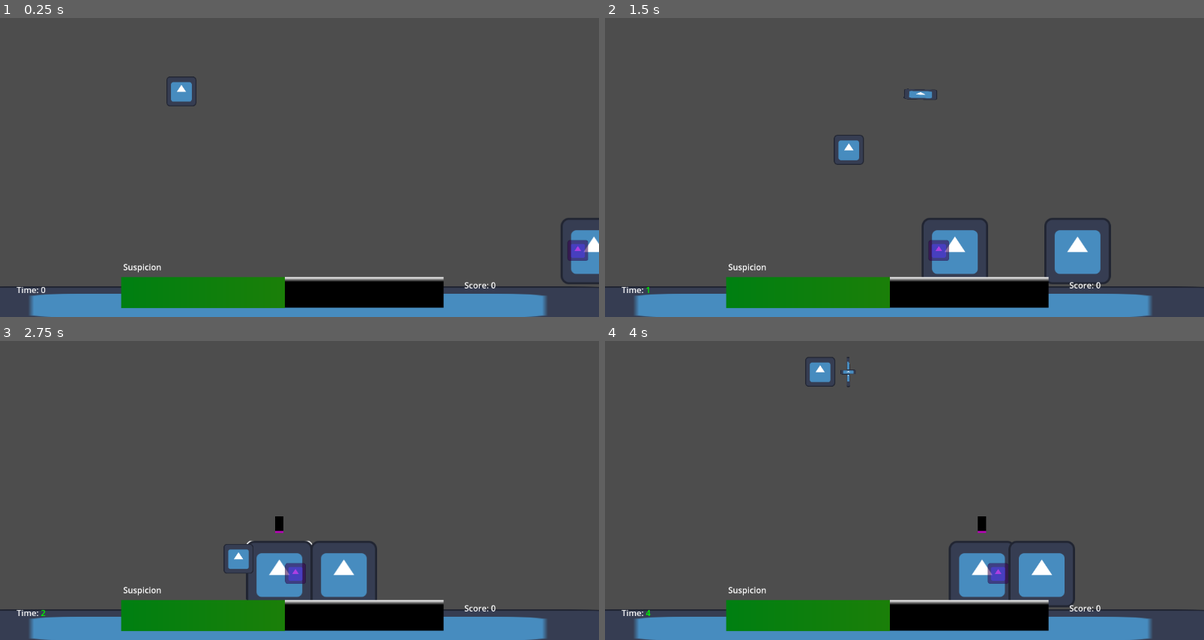
Above: before the commit, frames 1-4 (two rows, left to right).
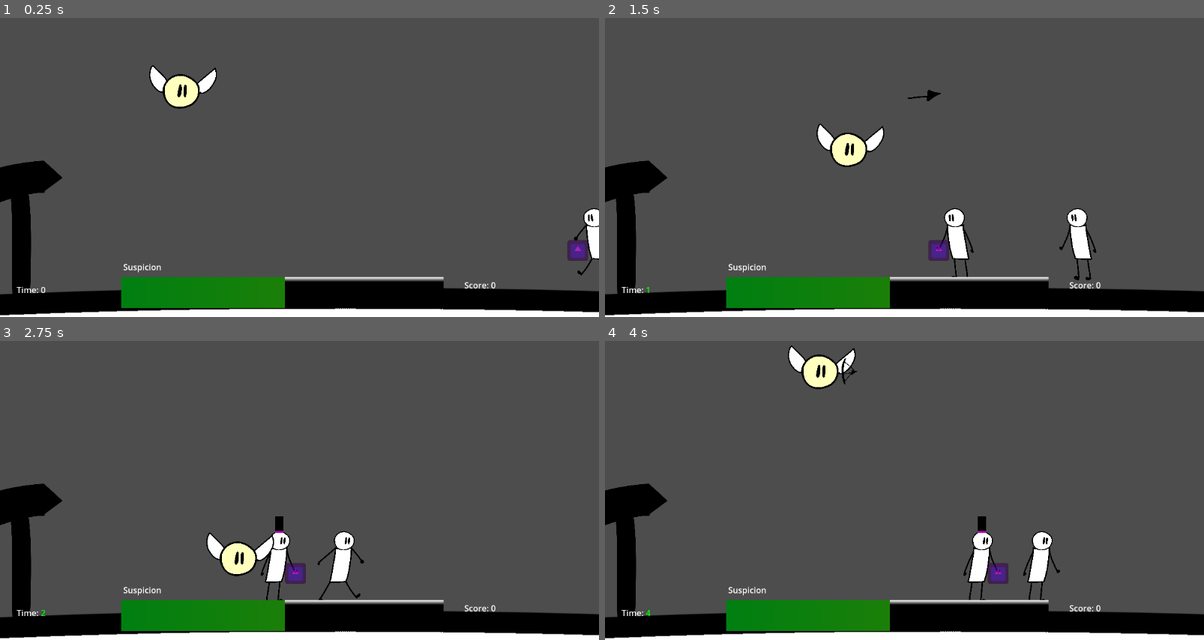
Above: after the commit, the same moments.

Repository: Jose-YP/Melon2023
Game: Godot game, scene res://Scenes/Main.tscn
Two runs of this game, one before a commit and one after it. Both use one fixed random seed, a clock stepped at 60 frames per second and the inputs below. The engine's default icon, where the game draws it, is replaced by a stand-in: a white triangle on a blue panel in a dark square.
Inputs (mouse positions are in pixels of both pictures, inside the frame that each line leads up to):
- Up to frame 1 (0.25 s): no input
- Up to frame 2 (1.5 s): move the mouse to (1036, 131) at 0.52 s; press the mouse at (1036, 131) at 0.53 s; hold D (Right) 0.53-1.28 s; move the mouse to (784, 164) at 1.27 s; release the mouse at (784, 164) at 1.28 s; hold S (Down) from 1.28 s (still down); click (784, 164) at 1.35 s
- Up to frame 3 (2.75 s): move the mouse to (359, 397) at 2.02 s; release S (Down) at 2.03 s; press the mouse at (359, 397) at 2.03 s; hold D (Right) from 2.03 s (still down)
- Up to frame 4 (4 s): move the mouse to (874, 538) at 2.77 s; release D (Right) at 2.78 s; release the mouse at (874, 538) at 2.78 s; hold W (Up) 2.78-3.53 s; click (874, 538) at 2.85 s; move the mouse to (1084, 523) at 3.52 s; press the mouse at (1084, 523) at 3.53 s; hold A (Left) from 3.53 s (still down)

The runs differ from the first frame. In frame 1, 9.9% of the frame differs, in the area x 0-100%, y 15-100%; in frame 2, 12%, in the area x 0-100%, y 23-100%; in frame 3, 12%; in frame 4, 12%.

Commit message:
I'm sorry this was all I could do for visuals

Diff:
--- a/Code/character.gd
+++ b/Code/character.gd
@@ -1,6 +1,8 @@
 extends StaticBody2D
 
-@onready var sprite: Sprite2D = $Icon
+@onready var sprite: Node2D = $TotalSprite
+@onready var bodySprite: AnimatedSprite2D = $TotalSprite/Body
+@onready var headSprite: Sprite2D = $TotalSprite/Head
 @onready var wanderArrays: Array[RayCast2D] = [$WanderRays/Forward,$WanderRays/Back]
 @onready var idleTimers: Array[Timer] = [$IdleTimers/ShortIdle,$IdleTimers/MidIdle,$IdleTimers/LongIdle]
 
@@ -100,6 +102,11 @@
 				assignedMove = move.WANDER
 				moving = false
 
+	if moving: #animate movement
+		bodySprite.play("default")
+	else:
+		bodySprite.stop()
+
 #----------------------------------------------
 #MOVING AI
 #----------------------------------------------
--- a/Scenes/Background.tscn
+++ b/Scenes/Background.tscn
@@ -1,6 +1,6 @@
 [gd_scene load_steps=4 format=3 uid="uid://nag7h0gar684"]
 
-[ext_resource type="Texture2D" uid="uid://demmdpdkaxemx" path="res://Assets/icon.svg" id="1_4vd42"]
+[ext_resource type="Texture2D" uid="uid://doxaw30ilo7xw" path="res://Assets/ground.png" id="1_4g5yy"]
 
 [sub_resource type="RectangleShape2D" id="RectangleShape2D_ow6nc"]
 size = Vector2(1479, 90)
@@ -20,8 +20,8 @@
 debug_color = Color(0.952941, 0.0196078, 0.556863, 0.419608)
 
 [node name="Icon" type="Sprite2D" parent="."]
-scale = Vector2(11.2344, 0.554688)
-texture = ExtResource("1_4vd42")
+position = Vector2(12, 72)
+texture = ExtResource("1_4g5yy")
 
 [node name="Placeholder" type="CollisionShape2D" parent="."]
 position = Vector2(3, -1)
--- a/Scenes/Main.tscn
+++ b/Scenes/Main.tscn
@@ -6,7 +6,9 @@
 [ext_resource type="PackedScene" uid="uid://dpgn1fr0s7wmq" path="res://Scenes/lover.tscn" id="3_sb2b3"]
 [ext_resource type="PackedScene" uid="uid://nag7h0gar684" path="res://Scenes/Background.tscn" id="5_ck750"]
 [ext_resource type="PackedScene" uid="uid://c7joll78nh307" path="res://Scenes/UI.tscn" id="5_pdl6b"]
+[ext_resource type="Texture2D" uid="uid://mlrgvhwo1u0e" path="res://Assets/Sign.png" id="6_0bs4t"]
 [ext_resource type="PackedScene" uid="uid://dguovfu7q45yb" path="res://Scenes/player_bounds.tscn" id="7_s18jr"]
+[ext_resource type="AudioStream" uid="uid://6o85qnteb6l5" path="res://Assets/C_H_A_R_M..wav" id="8_4yxb4"]
 
 [sub_resource type="RectangleShape2D" id="RectangleShape2D_73ha5"]
 size = Vector2(1170, 226)
@@ -39,27 +41,14 @@
 
 [node name="Projectiles" type="Node2D" parent="."]
 
-[node name="Boundaries" type="Node2D" parent="."]
-position = Vector2(348, 214)
-metadata/_edit_lock_ = true
-
-[node name="BackgroundObject" parent="Boundaries" instance=ExtResource("5_ck750")]
-position = Vector2(206, 411)
-
-[node name="PlayerBounds" parent="Boundaries" instance=ExtResource("7_s18jr")]
-position = Vector2(-371, 103)
-
-[node name="PlayerBounds2" parent="Boundaries" instance=ExtResource("7_s18jr")]
-position = Vector2(827, 127)
-
-[node name="PlayerBounds3" parent="Boundaries" instance=ExtResource("7_s18jr")]
-position = Vector2(210, -239)
-rotation = 1.5708
-scale = Vector2(1, 1.5)
-
 [node name="Locations" type="Node2D" parent="."]
 metadata/_edit_group_ = true
 metadata/_edit_lock_ = true
+
+[node name="Sign" type="Sprite2D" parent="Locations"]
+position = Vector2(360, 456)
+scale = Vector2(0.2, 0.2)
+texture = ExtResource("6_0bs4t")
 
 [node name="HoverArea" type="Area2D" parent="Locations"]
 collision_layer = 2
@@ -78,6 +67,24 @@
 position = Vector2(602.5, 179)
 shape = SubResource("RectangleShape2D_6futi")
 debug_color = Color(0, 0.6, 0, 0.180392)
+
+[node name="Boundaries" type="Node2D" parent="."]
+position = Vector2(348, 214)
+metadata/_edit_lock_ = true
+
+[node name="BackgroundObject" parent="Boundaries" instance=ExtResource("5_ck750")]
+position = Vector2(206, 411)
+
+[node name="PlayerBounds" parent="Boundaries" instance=ExtResource("7_s18jr")]
+position = Vector2(-371, 103)
+
+[node name="PlayerBounds2" parent="Boundaries" instance=ExtResource("7_s18jr")]
+position = Vector2(827, 127)
+
+[node name="PlayerBounds3" parent="Boundaries" instance=ExtResource("7_s18jr")]
+position = Vector2(210, -239)
+rotation = 1.5708
+scale = Vector2(1, 1.5)
 
 [node name="SpawnLocations" type="Node2D" parent="."]
 
@@ -100,6 +107,9 @@
 wait_time = 5.0
 one_shot = true
 
+[node name="AudioStreamPlayer" type="AudioStreamPlayer" parent="."]
+stream = ExtResource("8_4yxb4")
+
 [connection signal="changeSuspect" from="." to="UI/CanvasLayer" method="_on_main_game_change_suspect"]
 [connection signal="riseScore" from="." to="UI/CanvasLayer" method="_on_main_game_rise_score"]
 [connection signal="startSpawning" from="UI/CanvasLayer" to="." method="_on_canvas_layer_start_spawning"]
--- a/Scenes/Player.tscn
+++ b/Scenes/Player.tscn
@@ -1,15 +1,18 @@
-[gd_scene load_steps=7 format=3 uid="uid://b6sosotfcatui"]
+[gd_scene load_steps=10 format=3 uid="uid://b6sosotfcatui"]
 
-[ext_resource type="Texture2D" uid="uid://demmdpdkaxemx" path="res://Assets/icon.svg" id="1_i67so"]
 [ext_resource type="Script" path="res://Code/Player.gd" id="1_pcrn1"]
 [ext_resource type="PackedScene" uid="uid://xxkvaoecflv4" path="res://Scenes/arrow.tscn" id="2_1vbe6"]
 [ext_resource type="PackedScene" uid="uid://l48k2ubbfvy4" path="res://Scenes/trap.tscn" id="3_dtcct"]
+[ext_resource type="Texture2D" uid="uid://na2bdvnpyxk8" path="res://Assets/wings1.png" id="4_wp6ac"]
+[ext_resource type="Texture2D" uid="uid://drvc3ly3r82oi" path="res://Assets/headPlayer.png" id="5_830b7"]
+[ext_resource type="Texture2D" uid="uid://bo38quj3hiiao" path="res://Assets/eyes1.png" id="6_5bwuy"]
+[ext_resource type="Texture2D" uid="uid://dc6wqa8h8siag" path="res://Assets/bow.png" id="7_ix10x"]
 
-[sub_resource type="RectangleShape2D" id="RectangleShape2D_6xev0"]
-size = Vector2(117, 119)
+[sub_resource type="CircleShape2D" id="CircleShape2D_nbkb6"]
+radius = 67.041
 
-[sub_resource type="RectangleShape2D" id="RectangleShape2D_hy7cw"]
-size = Vector2(215, 196)
+[sub_resource type="CircleShape2D" id="CircleShape2D_2rbpl"]
+radius = 120.104
 
 [node name="Player" type="CharacterBody2D"]
 collision_layer = 2
@@ -20,21 +23,33 @@
 arrow = ExtResource("2_1vbe6")
 trap = ExtResource("3_dtcct")
 
-[node name="Character" type="Sprite2D" parent="."]
+[node name="FullSprite" type="Node2D" parent="."]
 position = Vector2(2, -1)
-texture = ExtResource("1_i67so")
+scale = Vector2(0.2, 0.2)
+
+[node name="Wings1" type="Sprite2D" parent="FullSprite"]
+position = Vector2(55, 35)
+texture = ExtResource("4_wp6ac")
+
+[node name="Character" type="Sprite2D" parent="FullSprite"]
+texture = ExtResource("5_830b7")
+
+[node name="Eyes1" type="Sprite2D" parent="FullSprite"]
+position = Vector2(5, 70)
+scale = Vector2(1, 1)
+texture = ExtResource("6_5bwuy")
 
 [node name="Hitbox" type="CollisionShape2D" parent="."]
 position = Vector2(2.5, -0.5)
-shape = SubResource("RectangleShape2D_6xev0")
+shape = SubResource("CircleShape2D_nbkb6")
 
 [node name="RangedTools" type="Node2D" parent="."]
 
 [node name="Bow" type="Sprite2D" parent="RangedTools"]
 visible = false
 position = Vector2(122, 0)
-scale = Vector2(0.1, 1)
-texture = ExtResource("1_i67so")
+scale = Vector2(0.1, 0.1)
+texture = ExtResource("7_ix10x")
 
 [node name="BowCooldown" type="Timer" parent="RangedTools"]
 one_shot = true
@@ -46,7 +61,7 @@
 collision_mask = 24
 
 [node name="CollisionShape2D" type="CollisionShape2D" parent="MeleeTools/MeleeRange"]
-shape = SubResource("RectangleShape2D_hy7cw")
+shape = SubResource("CircleShape2D_2rbpl")
 debug_color = Color(0.866667, 0.352941, 0, 0.419608)
 
 [node name="InvisTimer" type="Timer" parent="MeleeTools"]
--- a/Scenes/arrow.tscn
+++ b/Scenes/arrow.tscn
@@ -1,7 +1,7 @@
 [gd_scene load_steps=5 format=3 uid="uid://xxkvaoecflv4"]
 
 [ext_resource type="Script" path="res://Code/arrow.gd" id="1_o5cxo"]
-[ext_resource type="Texture2D" uid="uid://demmdpdkaxemx" path="res://Assets/icon.svg" id="1_xyo3o"]
+[ext_resource type="Texture2D" uid="uid://w0qje1mur5th" path="res://Assets/arrow.png" id="2_1qmcu"]
 
 [sub_resource type="RectangleShape2D" id="RectangleShape2D_8j0wl"]
 size = Vector2(10, 13)
@@ -15,8 +15,9 @@
 script = ExtResource("1_o5cxo")
 
 [node name="Icon" type="Sprite2D" parent="."]
-scale = Vector2(0.502347, 0.156967)
-texture = ExtResource("1_xyo3o")
+position = Vector2(11, 2)
+scale = Vector2(0.1, 0.1)
+texture = ExtResource("2_1qmcu")
 
 [node name="Hitbox" type="CollisionShape2D" parent="."]
 position = Vector2(22, 0)
--- a/Scenes/character.tscn
+++ b/Scenes/character.tscn
@@ -1,13 +1,36 @@
-[gd_scene load_steps=5 format=3 uid="uid://26yvoiikd1pl"]
+[gd_scene load_steps=11 format=3 uid="uid://26yvoiikd1pl"]
 
 [ext_resource type="Script" path="res://Code/character.gd" id="1_8yxad"]
-[ext_resource type="Texture2D" uid="uid://demmdpdkaxemx" path="res://Assets/icon.svg" id="1_k7qb8"]
+[ext_resource type="Shader" path="res://Resources/outline.gdshader" id="2_m7hrm"]
+[ext_resource type="Texture2D" uid="uid://cbysmiu6b17k2" path="res://Assets/body1.png" id="3_45btm"]
+[ext_resource type="Texture2D" uid="uid://cvq0l1laup087" path="res://Assets/body2.png" id="4_3ssxc"]
+[ext_resource type="Texture2D" uid="uid://cerutk4yetwtk" path="res://Assets/headChara.png" id="5_jo52x"]
+[ext_resource type="Texture2D" uid="uid://bo38quj3hiiao" path="res://Assets/eyes1.png" id="6_adxq8"]
 
 [sub_resource type="RectangleShape2D" id="RectangleShape2D_xa14c"]
-size = Vector2(136, 132)
+size = Vector2(74, 144)
+
+[sub_resource type="ShaderMaterial" id="ShaderMaterial_58c8r"]
+shader = ExtResource("2_m7hrm")
+shader_parameter/line_color = Color(1, 1, 1, 1)
+shader_parameter/line_thickness = 1.0
+
+[sub_resource type="SpriteFrames" id="SpriteFrames_w13xq"]
+animations = [{
+"frames": [{
+"duration": 1.5,
+"texture": ExtResource("3_45btm")
+}, {
+"duration": 1.0,
+"texture": ExtResource("4_3ssxc")
+}],
+"loop": true,
+"name": &"default",
+"speed": 5.0
+}]
 
 [sub_resource type="RectangleShape2D" id="RectangleShape2D_ofii5"]
-size = Vector2(126, 124)
+size = Vector2(61, 140)
 
 [node name="Character" type="StaticBody2D" groups=["Character"]]
 collision_layer = 5
@@ -15,20 +38,42 @@
 tweenSpeed = 100
 
 [node name="StickArea" type="Area2D" parent="."]
+metadata/_edit_group_ = true
+metadata/_edit_lock_ = true
 
 [node name="CollisionShape2D" type="CollisionShape2D" parent="StickArea"]
-position = Vector2(0, 1)
+position = Vector2(-2, -13)
 shape = SubResource("RectangleShape2D_xa14c")
 debug_color = Color(0.952941, 0.0196078, 0.556863, 0.419608)
 
-[node name="Icon" type="Sprite2D" parent="."]
-position = Vector2(-1, 1)
-texture = ExtResource("1_k7qb8")
+[node name="TotalSprite" type="Node2D" parent="."]
+material = SubResource("ShaderMaterial_58c8r")
+metadata/_edit_group_ = true
+metadata/_edit_lock_ = true
+
+[node name="Body" type="AnimatedSprite2D" parent="TotalSprite"]
+scale = Vector2(0.1, 0.1)
+sprite_frames = SubResource("SpriteFrames_w13xq")
+frame_progress = 0.588629
+
+[node name="Head" type="Sprite2D" parent="TotalSprite"]
+position = Vector2(0, -63)
+scale = Vector2(0.05, 0.05)
+texture = ExtResource("5_jo52x")
+
+[node name="Eyes1" type="Sprite2D" parent="TotalSprite/Head"]
+position = Vector2(100, 80.0002)
+scale = Vector2(1, 1)
+texture = ExtResource("6_adxq8")
 
 [node name="CollisionShape2D" type="CollisionShape2D" parent="."]
+position = Vector2(-3.5, -12)
 shape = SubResource("RectangleShape2D_ofii5")
+metadata/_edit_lock_ = true
 
 [node name="Forward" type="Node2D" parent="."]
+metadata/_edit_group_ = true
+metadata/_edit_lock_ = true
 
 [node name="Forward" type="RayCast2D" parent="Forward"]
 target_position = Vector2(450, 0)
@@ -49,15 +94,17 @@
 
 [node name="WanderRays" type="Node2D" parent="."]
 modulate = Color(0, 0, 0, 1)
+metadata/_edit_group_ = true
+metadata/_edit_lock_ = true
 
 [node name="Back" type="RayCast2D" parent="WanderRays"]
 position = Vector2(-12, 1)
-target_position = Vector2(-150, 0)
+target_position = Vector2(-100, 0)
 collision_mask = 16
 collide_with_areas = true
 
 [node name="Forward" type="RayCast2D" parent="WanderRays"]
 position = Vector2(14, 0)
-target_position = Vector2(150, 0)
+target_position = Vector2(100, 0)
 collision_mask = 16
 collide_with_areas = true
Not shown, added: Assets/C_H_A_R_M..wav.import
Binary file added: Assets/Sign.png
Not shown, added: Assets/Sign.png.import
Binary file added: Assets/arrow.png
Not shown, added: Assets/arrow.png.import
Binary file added: Assets/body1.png
Not shown, added: Assets/body1.png.import
Binary file added: Assets/body2.png
Not shown, added: Assets/body2.png.import
Binary file added: Assets/bow.png
Not shown, added: Assets/bow.png.import
Binary file added: Assets/eyes1.png
(and 15 more such lines)
